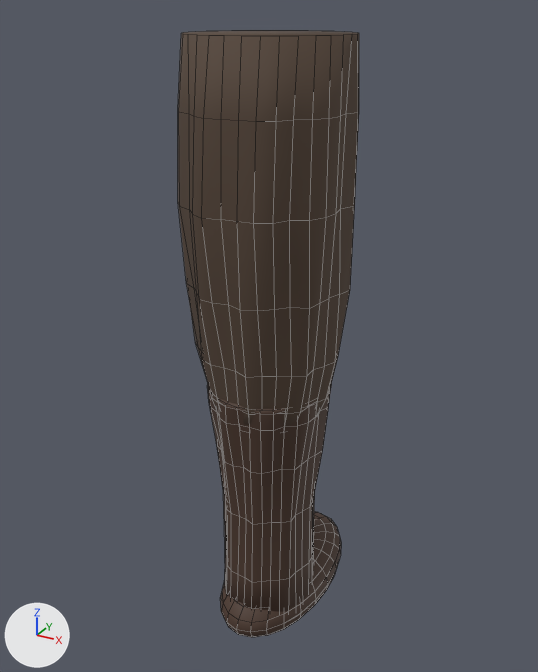
A saved change to the FBX model Unreal/TibetPilgrimage/Assets/Figures/PilgrimRightLeg.fbx.
Rendered twice from a camera (50 mm lens) standing at (0.44, -0.802, 0.045) and looking at (-0.024, 0.041, -0.377). The axes (+X, +Y, +Z) are drawn at lower left. The lights are the same throughout. The first picture is the older version. Mesh edges are drawn as thin lines. Where no turn or scale is listed for an object, it has been applied to the vertices.

The first picture shows 'PilgrimRightLeg'.
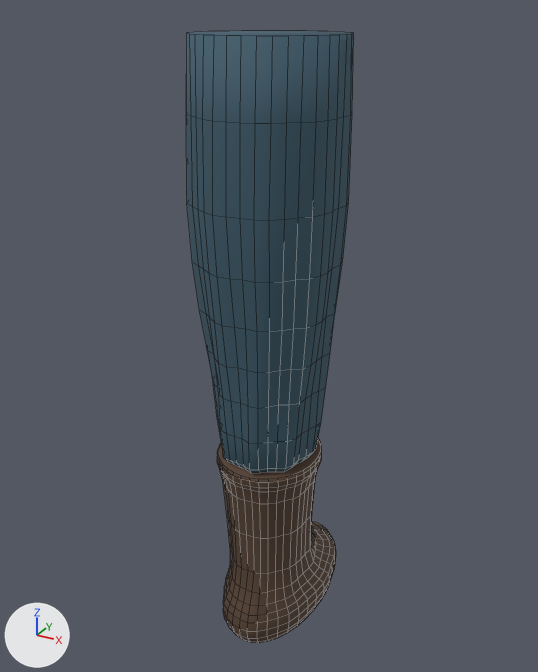
The change, as JSON lines over the scene's bpy script:
```json
{"op": "add", "block": "mat_pilgrimindigo", "code": ["mat_pilgrimindigo = principled_material('PilgrimIndigo')", "mat_pilgrimindigo.base_color = (0.046, 0.105, 0.146)  # dark blue #3d5b6b", "mat_pilgrimindigo.roughness = 0.83"]}
{"op": "add", "block": "mat_pilgrimbootleather", "code": ["mat_pilgrimbootleather = principled_material('PilgrimBootLeather')", "mat_pilgrimbootleather.base_color = (0.091, 0.052, 0.031)  # brown #554031", "mat_pilgrimbootleather.roughness = 0.83"]}
{"block": "me_pilgrimrightleg", "where": "# used by ob_pilgrimrightleg; location = (0.0, 0.0, 0.0)"}
{"op": "remove", "block": "me_pilgrimrightleg", "code": "me_pilgrimrightleg.from_pydata(...)  # 714 vertices, 676 faces; spans x -0.109..0.106, y -0.12..0.195, z -0.839..0.02"}
{"op": "remove", "block": "me_pilgrimrightleg", "code": "me_pilgrimrightleg.materials.append(mat_leather)  # brown #4a352a"}
{"op": "remove", "block": "me_pilgrimrightleg", "code": "me_pilgrimrightleg.materials.append(mat_wool)  # brown #544336"}
{"op": "add", "block": "me_pilgrimrightleg", "code": "me_pilgrimrightleg.from_pydata(...)  # 1008 vertices, 940 faces; spans x -0.1..0.097, y -0.103..0.177, z -0.826..0.02"}
{"block": "me_pilgrimrightleg", "change": "me_pilgrimrightleg part 1: the loose piece of 224 vertices spanning x -0.109..0.106, y -0.12..0.108, z -0.46..0.02 is rebuilt with 468 vertices and now spans x -0.1..0.097, y -0.103..0.096, z -0.59..0.02, in mat_pilgrimindigo (dark blue #3d5b6b)"}
{"block": "me_pilgrimrightleg", "change": "me_pilgrimrightleg part 2: 489 vertices removed from x -0.085..0.083, y -0.101..0.195, z -0.839..-0.42; 539 vertices added at x -0.074..0.075, y -0.092..0.177, z -0.826..-0.53"}
{"op": "add", "block": "me_pilgrimrightleg", "code": "me_pilgrimrightleg.materials.append(mat_pilgrimindigo)  # dark blue #3d5b6b"}
{"op": "add", "block": "me_pilgrimrightleg", "code": "me_pilgrimrightleg.materials.append(mat_pilgrimbootleather)  # brown #554031"}
```

Pixel boxes (x1, y1, x2, y2) of what changed, in the pictures (538 x 672 px; the box of a moved part takes in the faces that stretch with it):
```json
{"object": "PilgrimRightLeg", "change": "reshaped", "before": [178, 30, 359, 637], "after": [186, 31, 354, 643], "on screen": "7% narrower"}
{"part": 1, "of": "me_pilgrimrightleg", "change": "rebuilt", "before": [178, 30, 359, 428], "after": [186, 31, 354, 473], "on screen": "7% narrower, 11% taller"}
{"part": 2, "of": "me_pilgrimrightleg", "change": "moved or reshaped", "before": [207, 384, 341, 637], "after": [217, 438, 336, 643]}
```
